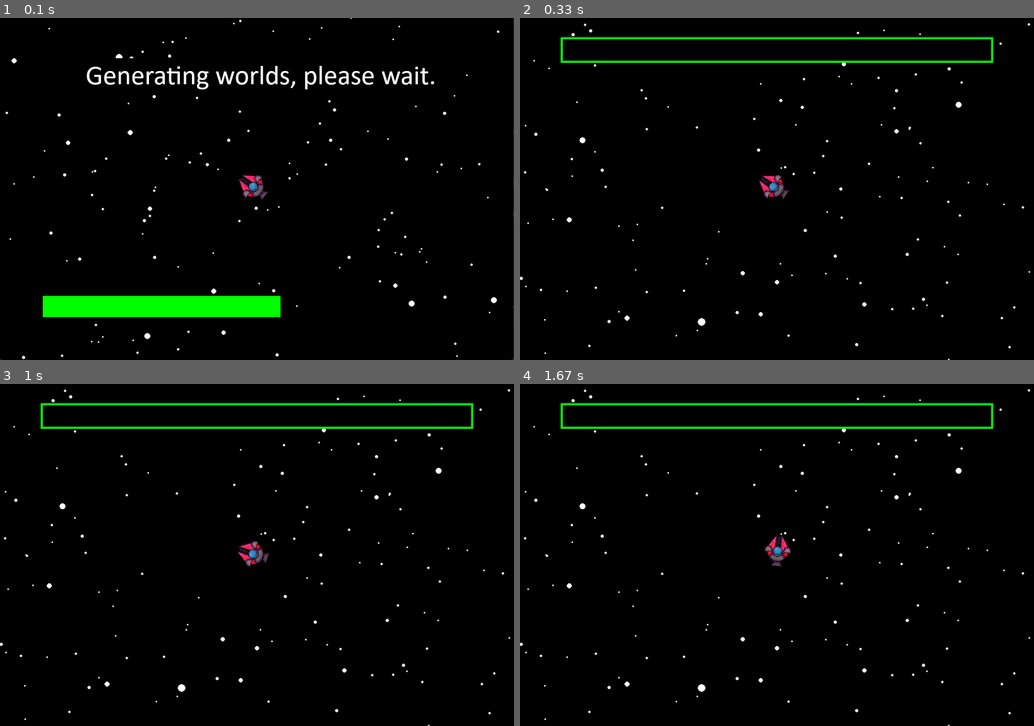
Above: before the commit, frames 1-4 (two rows, left to right).
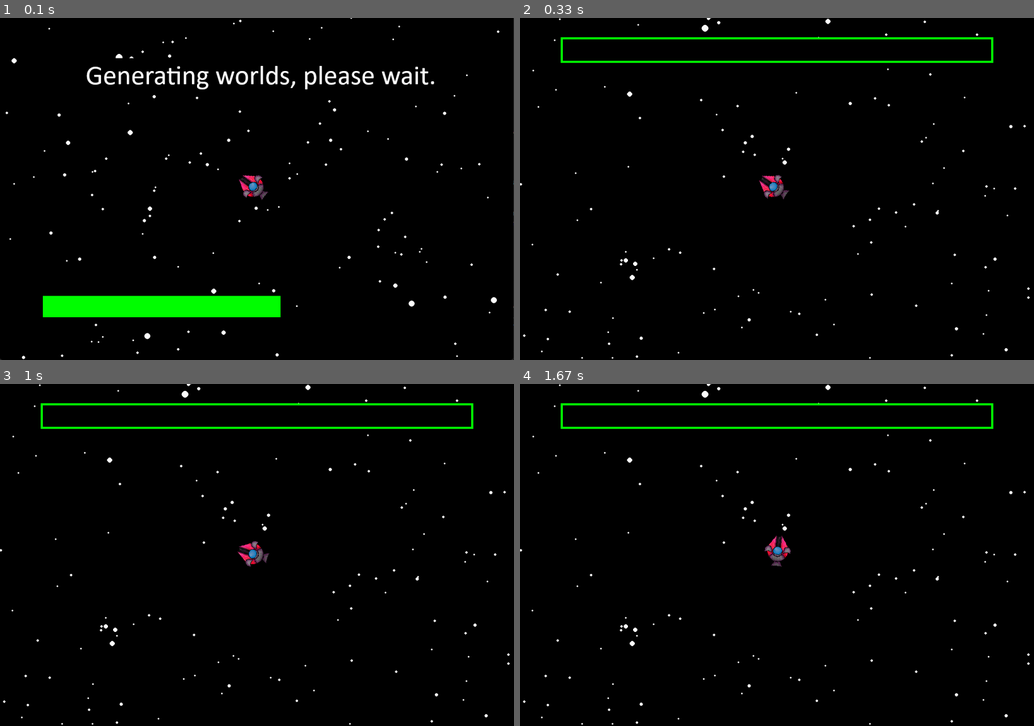
Above: after the commit, the same moments.

Repository: AlmightyM3/pygame--ce-summer-jam-2024
Game: pygame game, started from main.py
Same seed, same stepped clock (60 frames per second), same inputs: the game is played once before the commit and once after it.
Inputs (mouse positions are in pixels of both pictures, inside the frame that each line leads up to):
- Up to frame 1 (0.1 s): no input
- Up to frame 2 (0.33 s): no input
- Up to frame 3 (1 s): move the mouse to (236, 568) at 0.37 s; move the mouse to (97, 503) at 0.87 s
- Up to frame 4 (1.67 s): move the mouse to (787, 438) at 1.37 s

Frame 1 is identical in both runs. In frame 2, 1.0% of the frame differs, in the area x 0-100%, y 0-100%; in frame 3, 1.0%; in frame 4, 1.0%.

Commit message:
Added victory effect and I am actually using virtual environments now

Diff:
--- a/main.py
+++ b/main.py
@@ -4,8 +4,6 @@
 from Window import Window
 from PIL import Image
 
-
-from TimeIt import TimeIt
 
 NOISE_SCALE = 18
 WINDOW_SIZE = Vector2(1200,800)
@@ -46,10 +44,10 @@
 
 class Star:
     def __init__(self):
-        self.pos = Vector3(randint(-STAR_RANGE2.x, STAR_RANGE2.x), randint(-STAR_RANGE2.y, STAR_RANGE2.y), uniform(1,4))
-
-    def render(self):
-        pos2D = Vector2((self.pos.x-player.pos.x+STAR_RANGE2.x)%STAR_RANGE.x-STAR_RANGE.x, (self.pos.y-player.pos.y+STAR_RANGE2.y)%STAR_RANGE.y-STAR_RANGE.y) / self.pos.z + WINDOW_SIZE
+        self.pos = Vector3(randint(int(-STAR_RANGE2.x), int(STAR_RANGE2.x)), randint(int(-STAR_RANGE2.x), int(STAR_RANGE2.x)), uniform(1,4))
+
+    def render(self):
+        pos2D = Vector2((self.pos.x-player.pos.x+STAR_RANGE2.x)%STAR_RANGE.x-STAR_RANGE2.x, (self.pos.y-player.pos.y+STAR_RANGE2.y)%STAR_RANGE.y-STAR_RANGE2.y) / self.pos.z + WINDOW_SIZE2
         pygame.draw.circle(window.pgWindow, (255,255,255), pos2D, 10/self.pos.z)
 
 #timer = TimeIt()
@@ -191,9 +189,10 @@
 
     genPlanets()
 
-    pygame.mixer.music.set_volume(0.83)
-    pygame.mixer.music.load(f"{dirPath}/mainTheme.mp3")
-    pygame.mixer.music.play()
+    if window.run:
+        pygame.mixer.music.set_volume(0.83)
+        pygame.mixer.music.load(f"{dirPath}/mainTheme.mp3")
+        pygame.mixer.music.play()
 
     lives = 3
     progress = 0.0
@@ -204,6 +203,11 @@
             window.update(input)
             continue
         elif progress >= 3000:
+            window.pgWindow.fill((0,0,0))
+            for star in stars:
+                star.pos = Vector3(star.pos.x, star.pos.y,(star.pos.z-window.DT/500)%4)
+                star.render()
+            player.render()
             window.update(input)
             continue
         player.update()
Not shown, added: requirements.txt
